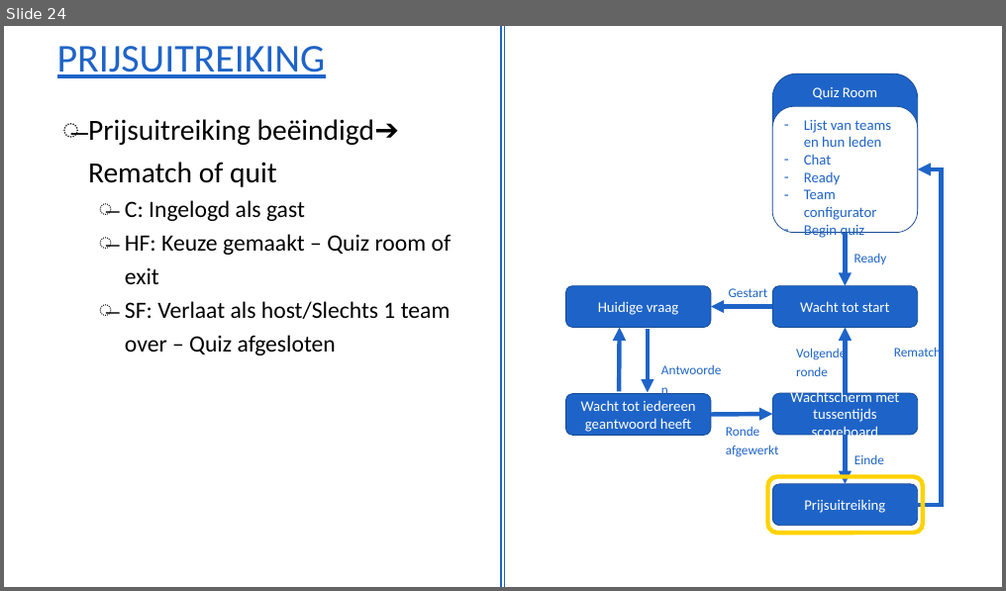
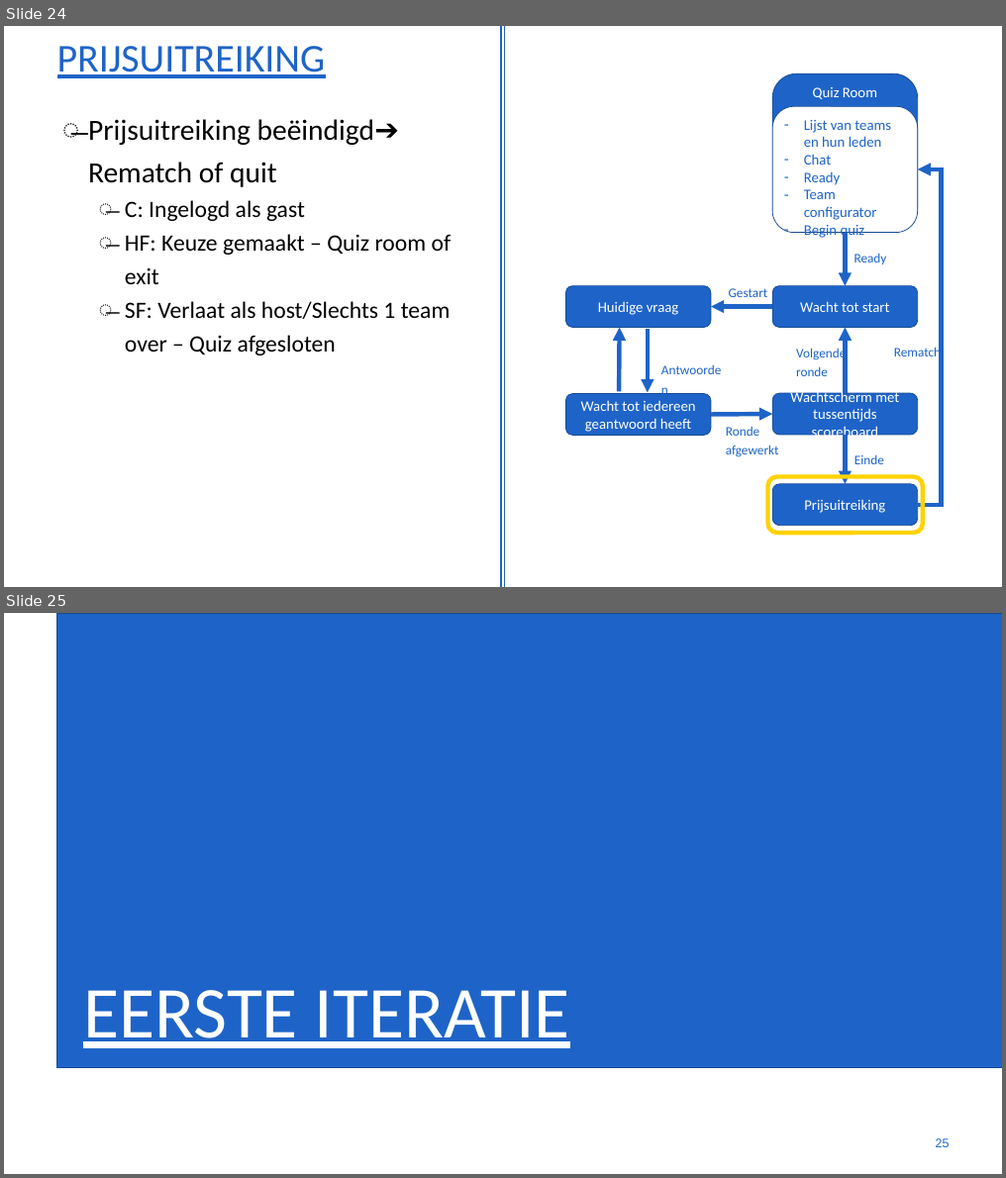
Before and after one commit to gartangh/Software-Development-Project, a slide deck: Analyse.pptx. Shown one above the other, each under a label of ours: slide 24 before the commit, slides 24 and 25 after it. The pictures are 1006x591 and 1006x1178 pixels, drawn with LibreOffice and Linux fonts; fonts in the diff are those of the drawing; background and template pictures are left out. Boxes give left, top, right and bottom in pixels: in the first picture for what was removed or moved away, otherwise in the second. Text is boxed around its words. In the diff, an @@ line names an element or a change of style, - is before the commit and + after.

```diff
--- a/Analyse.pptx
+++ b/Analyse.pptx
@@ slide 25 added at bbox=[4, 613, 1002, 1174], background #FFFFFF @@
@@ rectangle added at bbox=[56, 613, 1002, 1067], fill #1E64C8, outline #164A94 1 pt @@
@@ title added at bbox=[83, 990, 570, 1049], 100 pt, text #FFFFFF, underline @@
+EERSTE ITERATIE
@@ page number added at bbox=[936, 1139, 949, 1148], 17.1 pt, text #1E64C8 @@
+25
```
Also in this commit, not shown: 3 other slides added, 1 slide removed, 17 other files.
